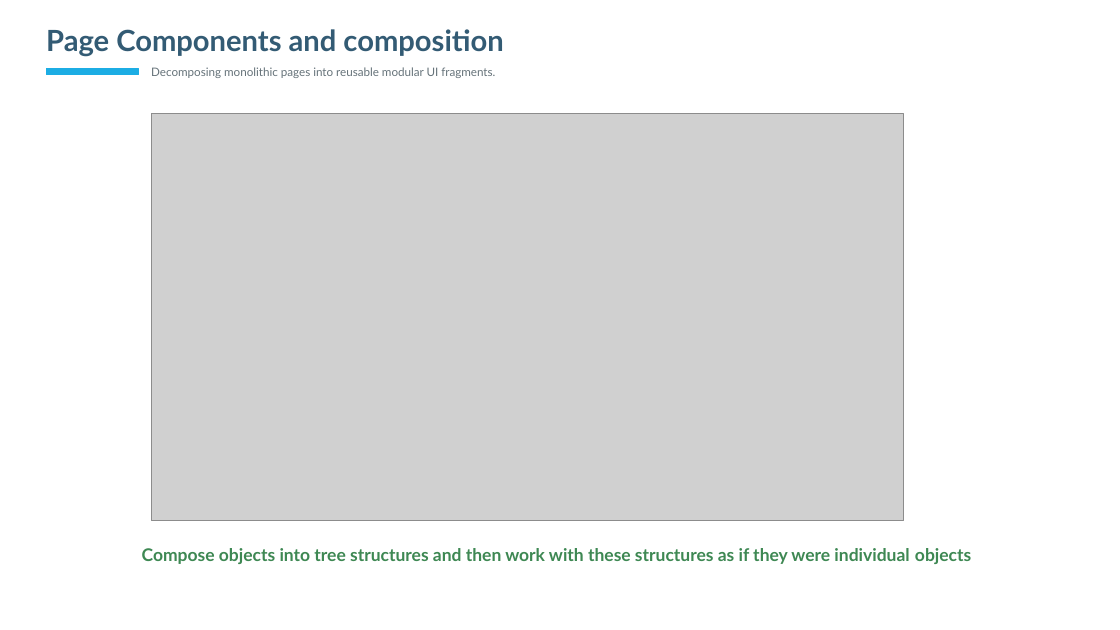
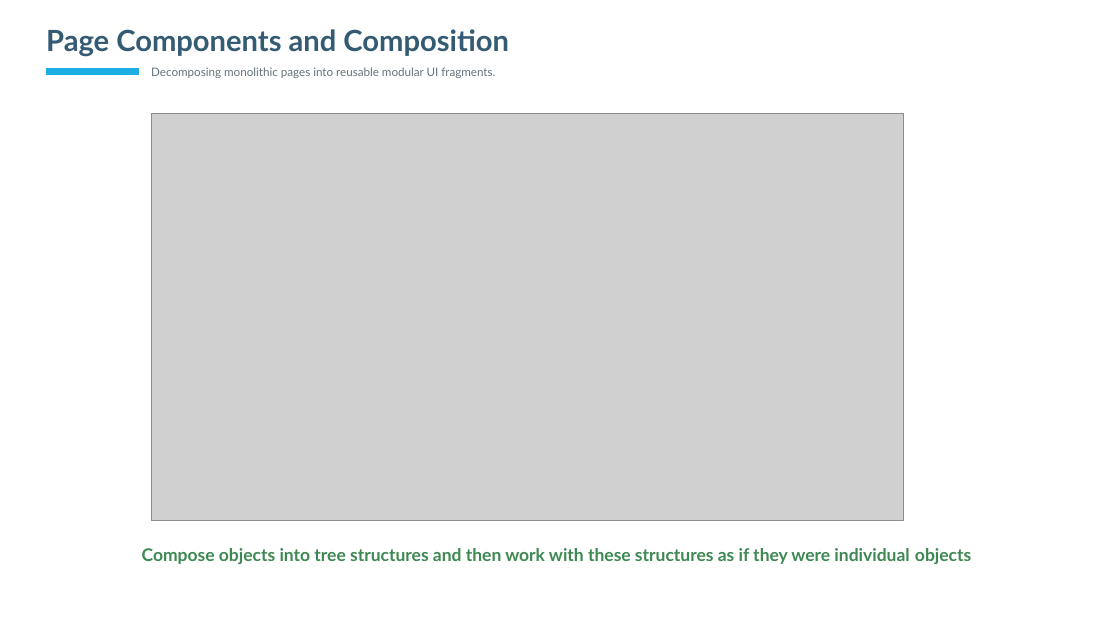
Before and after one commit to anaelince/web-automation, a slide deck: slide 9 of docs/M4-Design Patterns & Framework Architecture.pptx. Drawn at 1120x630 pixels with LibreOffice and Linux fonts; fonts in the diff are those of the drawing; grey boxes stand for pictures. Boxes give left, top, right and bottom in pixels: in the first picture for what was removed or moved away, otherwise in the second. Text is boxed around its words. In the diff, an @@ line names an element or a change of style, - is before the commit and + after.

Commit message:
feat(m4): add pages, tests, docs prompts, and M5 slides

```diff
--- a/docs/M4-Design Patterns & Framework Architecture.pptx
+++ b/docs/M4-Design Patterns & Framework Architecture.pptx
@@ text at (46, 29, 509, 57): text changed @@
-Page Components and composition
+Page Components and Composition
```
Also in this commit, not shown: 11 other files.
